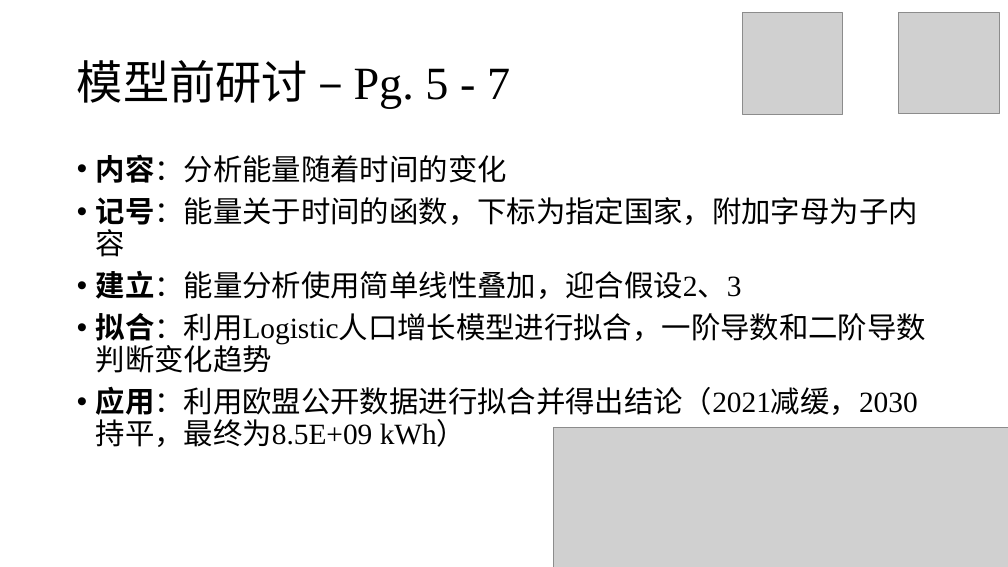
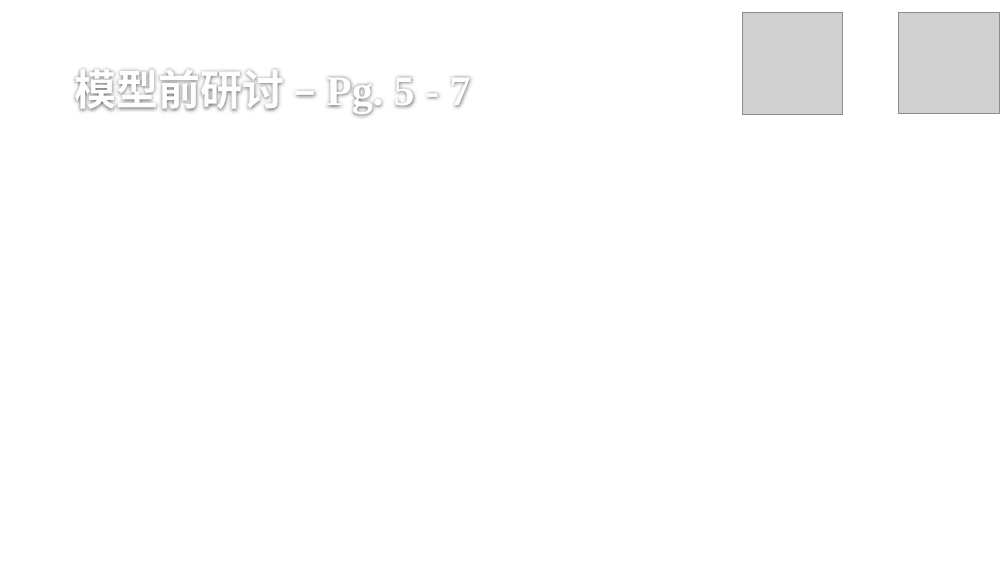
Before and after one commit to stOOrz-Science-Mind/2019_HiMCM_A_10005, a slide deck: slide 12 of 10005.pptx. Drawn at 1008x567 pixels with LibreOffice and Linux fonts; fonts in the diff are those of the drawing; grey boxes stand for pictures; background and template pictures are left out. Boxes give left, top, right and bottom in pixels: in the first picture for what was removed or moved away, otherwise in the second. Text is boxed around its words. In the diff, an @@ line names an element or a change of style, - is before the commit and + after.

```diff
--- a/10005.pptx
+++ b/10005.pptx
@@ title "模型前研讨 – Pg. 5 - ..." moved from (x1=77, y1=60, x2=510, y2=109) to (x1=75, y1=70, x2=471, y2=113) @@
@@ title "模型前研讨 – Pg. 5 - ..." at (x1=75, y1=70, x2=471, y2=113): size 44 to 40 pt, text colour #000000 to #FEFEFE, bold on; line spacing 0.9 to 1; vertical alignment middle to bottom @@
@@ text removed at (x1=96, y1=154, x2=926, y2=447) @@
-• 内容：分析能量随着时间的变化
-• 记号：能量关于时间的函数，下标为指定国家，附加字母为子内容
-• 建立：能量分析使用简单线性叠加，迎合假设2、3
-• 拟合：利用Logistic人口增长模型进行拟合，一阶导数和二阶导数判断变化趋势
-• 应用：利用欧盟公开数据进行拟合并得出结论（2021减缓，2030持平，最终为8.5E+09 kWh）
@@ picture removed at (x1=554, y1=427, x2=1008, y2=567) @@
```
Also in this commit, not shown: 43 other slides changed, 1 slide added.
